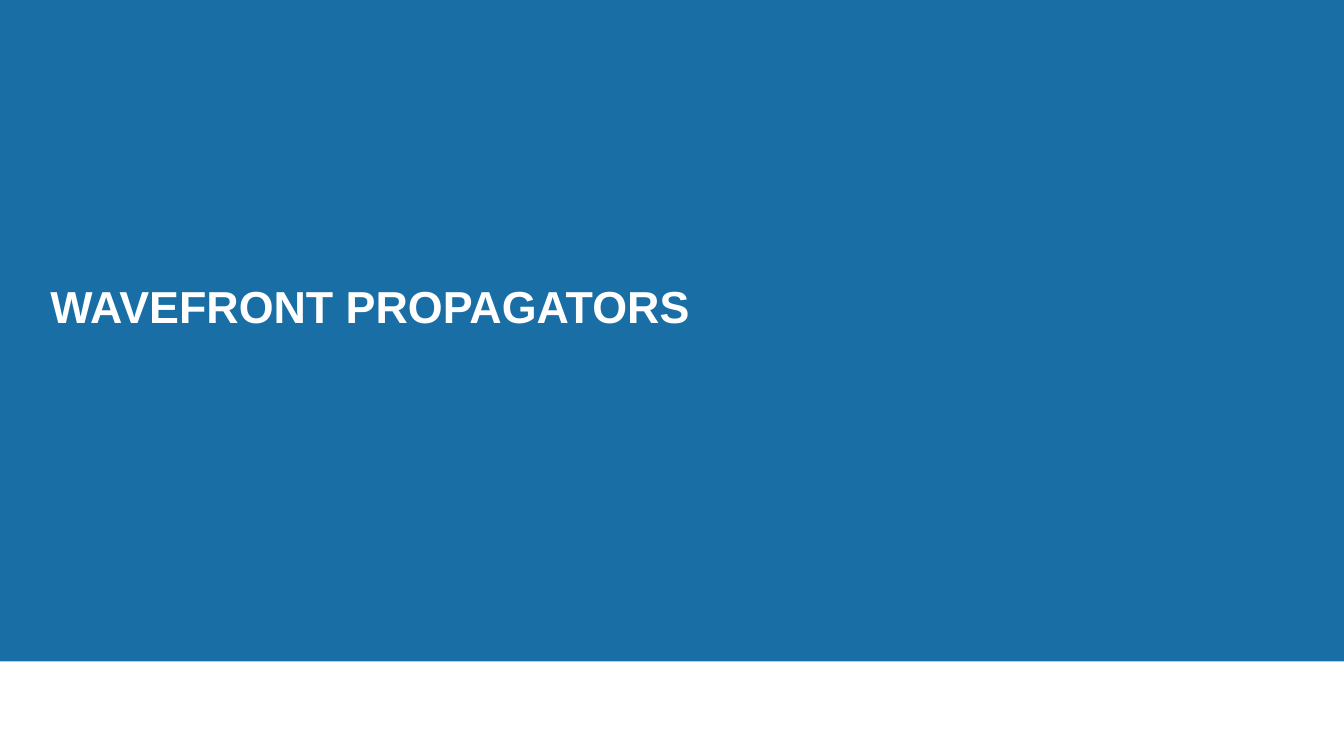
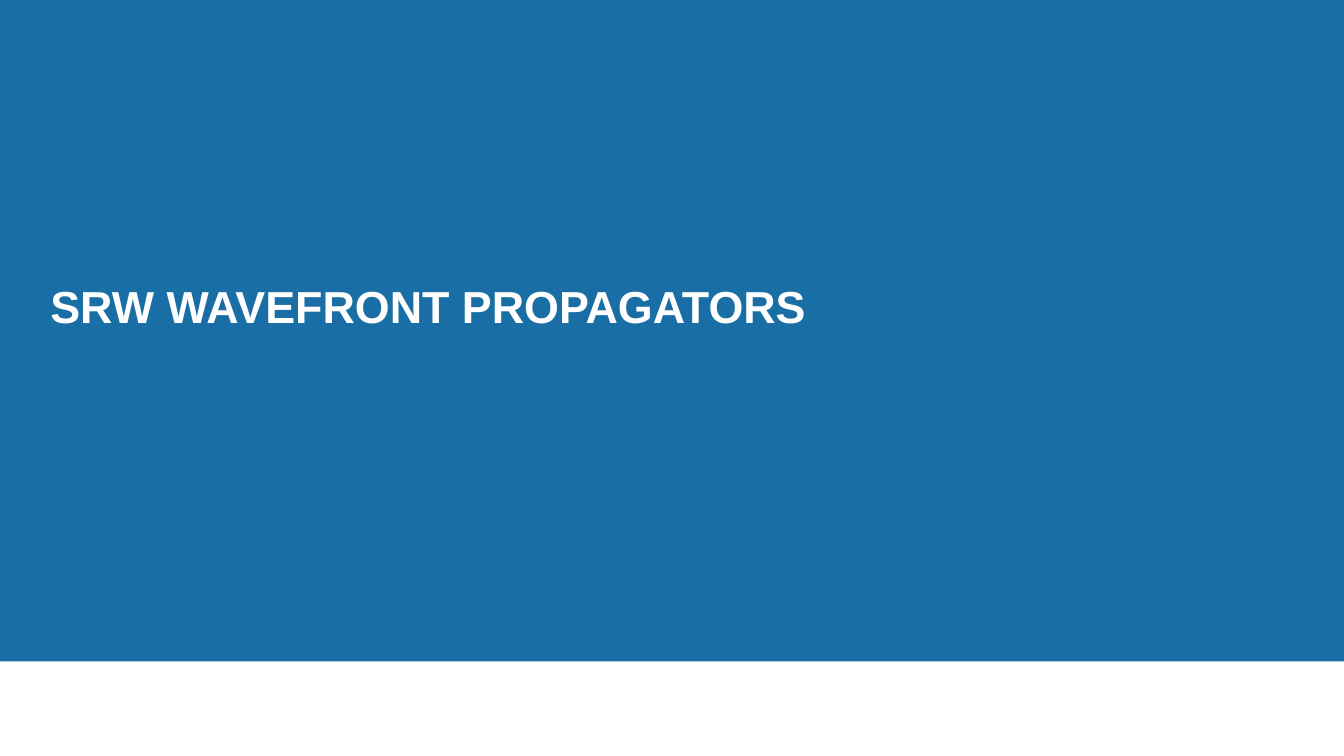
Before and after one commit to oasys-kit/oasys_school, a slide deck: slide 13 of second/slides/2_Introduction_to_SRW.pptx (slide 6 before the commit). Drawn at 1344x756 pixels with LibreOffice and Linux fonts; fonts in the diff are those of the drawing; background and template pictures are left out. Boxes give left, top, right and bottom in pixels: in the first picture for what was removed or moved away, otherwise in the second. Text is boxed around its words. In the diff, an @@ line names an element or a change of style, - is before the commit and + after.

```diff
--- a/second/slides/2_Introduction_to_SRW.pptx
+++ b/second/slides/2_Introduction_to_SRW.pptx
@@ text at [50, 291, 806, 324]: text changed @@
-WAVEFRONT PROPAGATORS
+SRW WAVEFRONT PROPAGATORS
```
Also in this commit, not shown: 5 other slides changed, 7 slides added.
